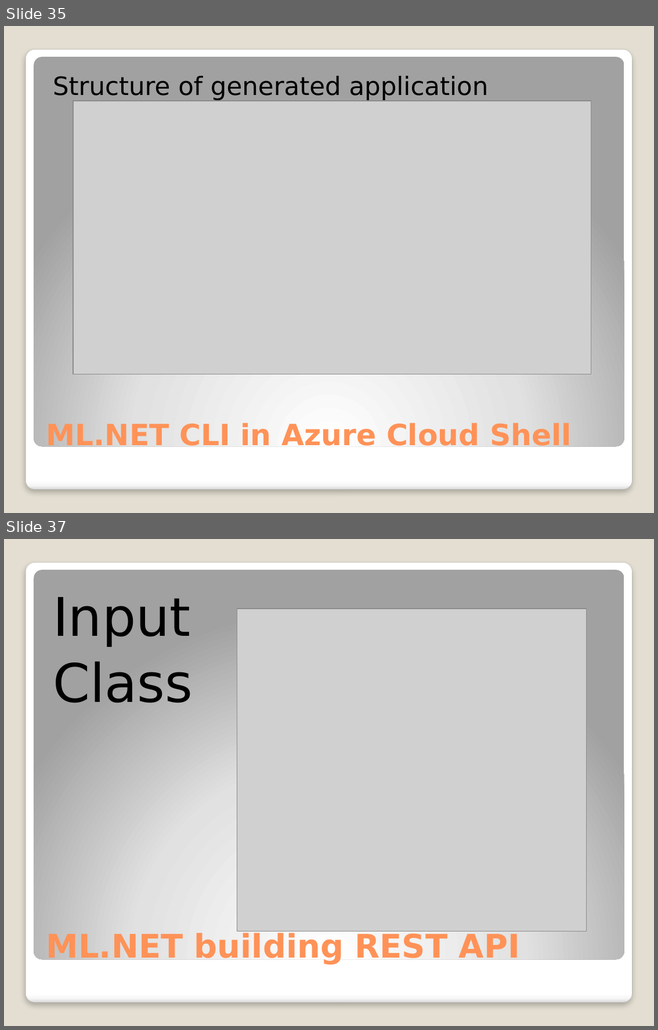
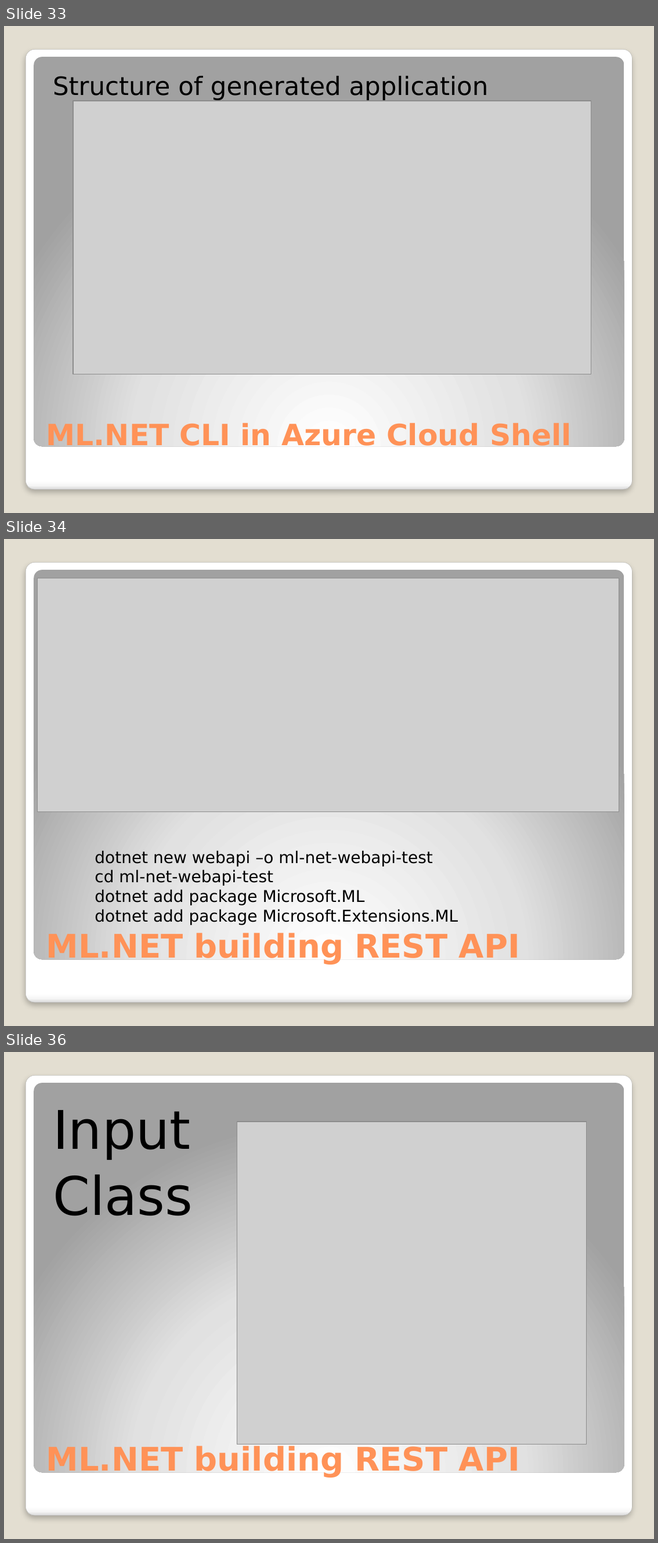
Before and after one commit to djkormo/mlnet-cli, a slide deck: presentation/Machine learning in Azure without Python.pptx. Shown one above the other, each under a label of ours: slides 35 and 37 before the commit, slides 33, 34 and 36 after it; the slides between them are not shown. The pictures are 658x1030 and 658x1543 pixels, drawn with LibreOffice and Linux fonts; fonts in the diff are those of the drawing; grey boxes stand for pictures. Boxes give left, top, right and bottom in pixels: in the first picture for what was removed or moved away, otherwise in the second. Text is boxed around its words. In the diff, an @@ line names an element or a change of style, - is before the commit and + after.

```diff
--- a/presentation/Machine learning in Azure without Python.pptx
+++ b/presentation/Machine learning in Azure without Python.pptx
@@ slide 34 added at [4, 539, 654, 1026], background #E3DED1; not listed: 2 template elements that a slide beside it also shows @@
@@ picture added at [37, 578, 619, 812] @@
@@ text added at [94, 850, 458, 925], 18 pt, text #000000 @@
+dotnet new webapi –o ml-net-webapi-test
+cd ml-net-webapi-test
+dotnet add package Microsoft.ML
+dotnet add package Microsoft.Extensions.ML
@@ title added at [46, 931, 520, 964], 36 pt, text #FF9258, bold @@
+ML.NET building REST API
@@ what was slide 35 is now slide 33 @@
@@ what was slide 37 is now slide 36 @@
```
Also in this commit, not shown: 17 slides changed, 2 other slides added, 1 other file.
